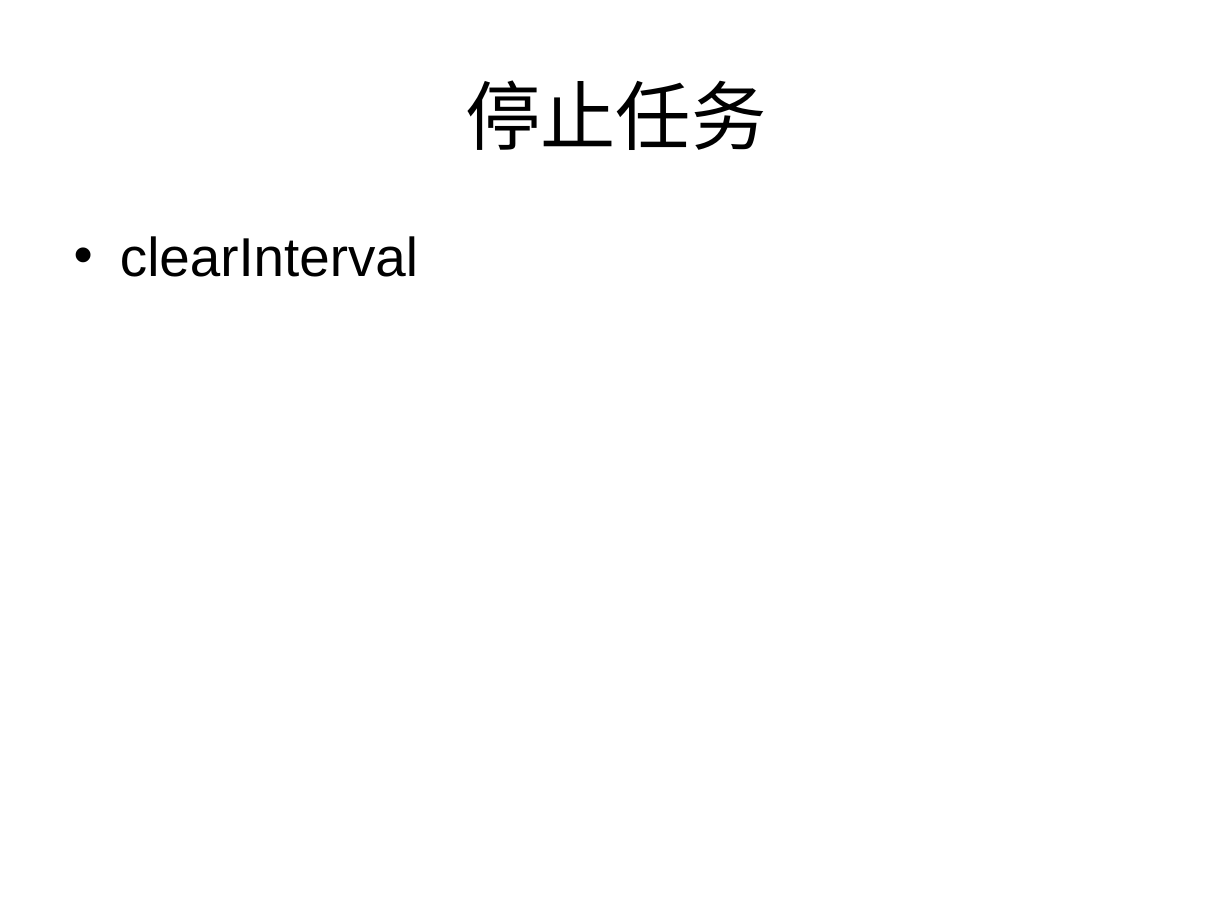
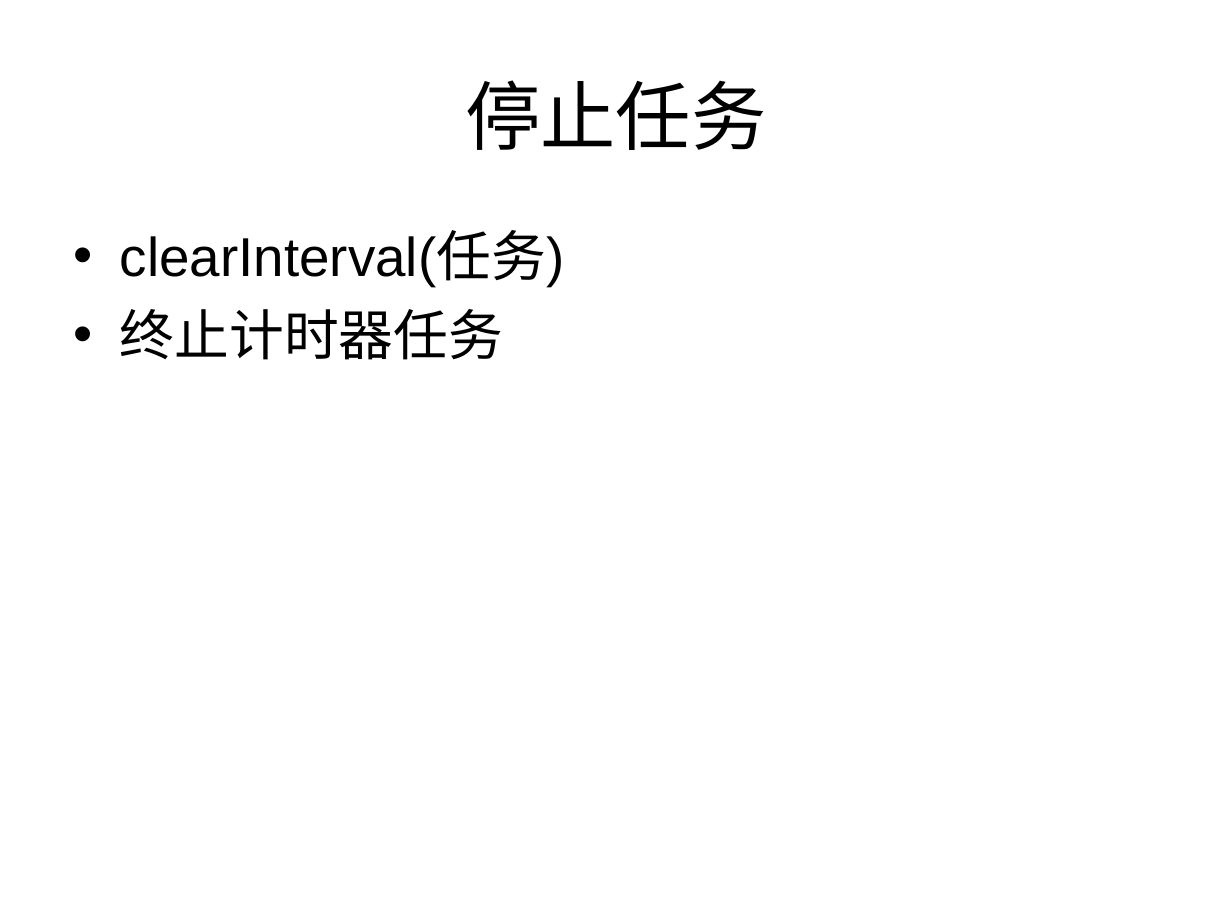
Before and after one commit to cd-vr1class/homework, a slide deck: slide 4 of ppt/7-29计时器.ppt. Drawn at 1232x924 pixels with LibreOffice and Linux fonts; fonts in the diff are those of the drawing. Boxes give left, top, right and bottom in pixels: in the first picture for what was removed or moved away, otherwise in the second. Text is boxed around its words. In the diff, an @@ line names an element or a change of style, - is before the commit and + after.

```diff
--- a/ppt/7-29计时器.ppt
+++ b/ppt/7-29计时器.ppt
@@ text at box(120, 233, 565, 360): text changed @@
-• clearInterval
+• clearInterval(任务)
+• 终止计时器任务
```
Also in this commit, not shown: 1 other slide changed, 20 other files.
